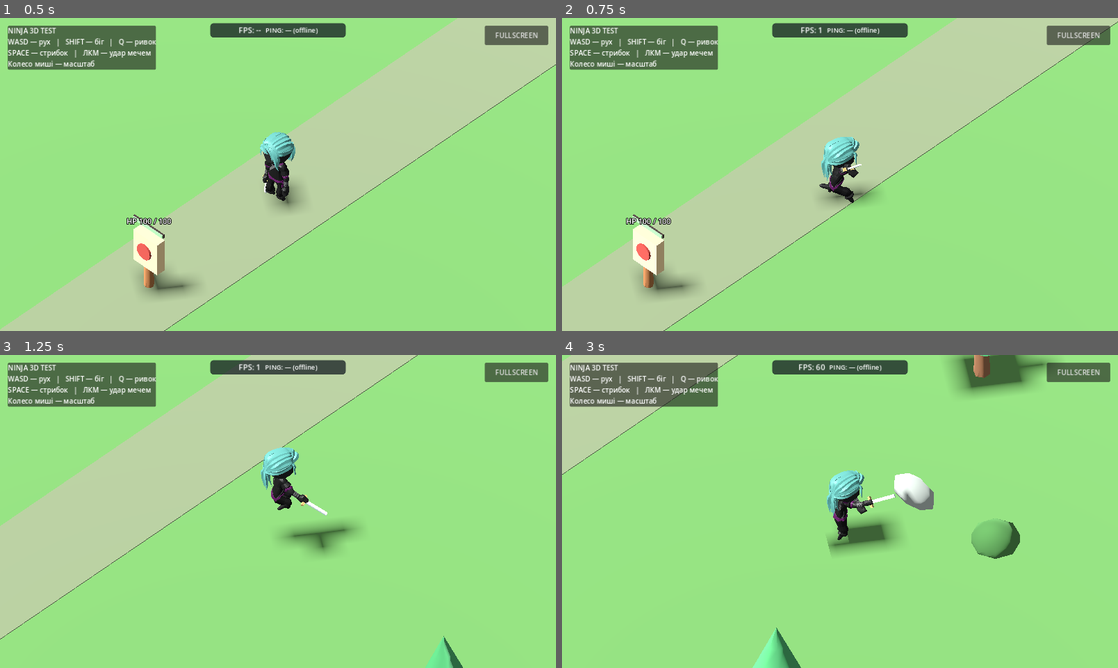
Above: before the commit, frames 1-4 (two rows, left to right).
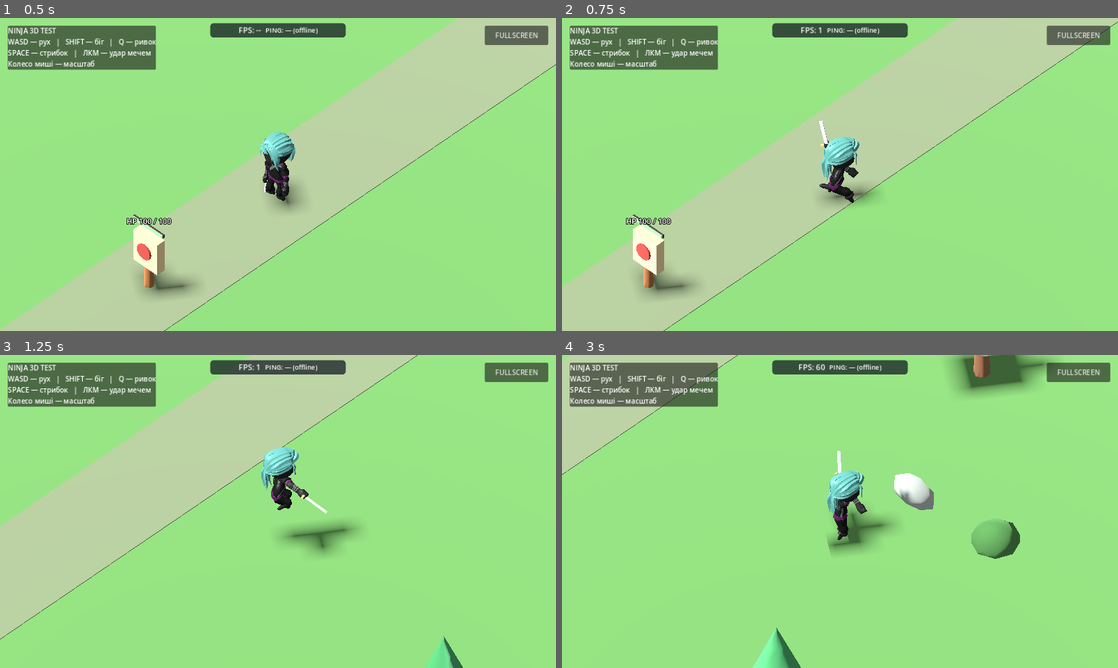
Above: after the commit, the same moments.

Repository: levian47/riskfate-3d-pro
Game: Godot game, scene res://main.tscn
Same seed, same stepped clock (60 frames per second), same inputs: the game is played once before the commit and once after it.
Inputs (mouse positions are in pixels of both pictures, inside the frame that each line leads up to):
- Up to frame 1 (0.5 s): no input
- Up to frame 2 (0.75 s): tap Enter at 0.5 s; move the mouse to (962, 158) at 0.52 s; hold D from 0.53 s (still down); hold Shift from 0.53 s (still down); click (962, 158) at 0.67 s
- Up to frame 3 (1.25 s): keep holding D; keep holding Shift; tap Space at 0.77 s
- Up to frame 4 (3 s): release D at 1.25 s; release Shift at 1.25 s; drag from (728, 527) to (812, 574) at 1.27 s; move the mouse to (895, 442) at 2.02 s; hold D 2.03-2.75 s; hold Shift 2.03-2.75 s; drag from (812, 574) to (673, 464) at 2.77 s

Frame 1 is identical in both runs. In frame 2, 0.1% of the frame differs, in the area x 46-54%, y 32-56%; in frame 3, 0.3%; in frame 4, 0.8%, in the area x 49-64%, y 30-62%.

Commit message:
fix: align sword swing with camera-visible right-to-left direction

Diff:
--- a/main.gd
+++ b/main.gd
@@ -402,7 +402,8 @@
 
 	# AnimationPlayer.seek() gives the REAL post-import Godot bone pose.
 	# Aim the tip of the existing 1.305-unit test blade on a forward,
-	# almost horizontal reverse sweep (right-to-left as viewed by the player),
+	# almost horizontal sword sweep from the character's right side to left
+	# (screen-right to screen-left while facing the +Z training target),
 	# with a small downward gradient.
 	var key_times: Array[float] = []
 	var shoulder_rotations: Array[Quaternion] = []
@@ -421,7 +422,7 @@
 		if radius < 0.5:
 			continue
 		var progress := smoothstep(0.14, 0.59, fraction)
-		var horizontal_angle := deg_to_rad(lerpf(-SWORD_ARC_SWEEP_ANGLE, SWORD_ARC_SWEEP_ANGLE, progress))
+		var horizontal_angle := deg_to_rad(lerpf(SWORD_ARC_SWEEP_ANGLE, -SWORD_ARC_SWEEP_ANGLE, progress))
 		var desired_height := lerpf(SWORD_ARC_START_HEIGHT, SWORD_ARC_END_HEIGHT, progress)
 		desired_height = clampf(desired_height, -radius * 0.95, radius * 0.95)
 		var horizontal_length := sqrt(maxf(0.001, radius * radius - desired_height * desired_height))
